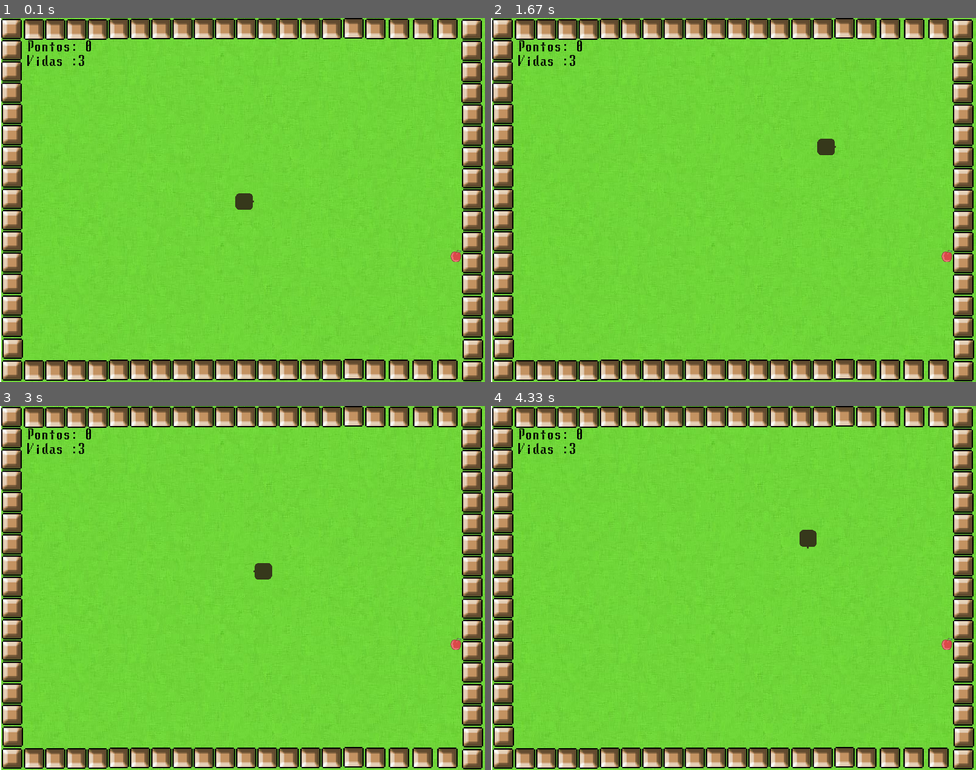
Above: before the commit, frames 1-4 (two rows, left to right).
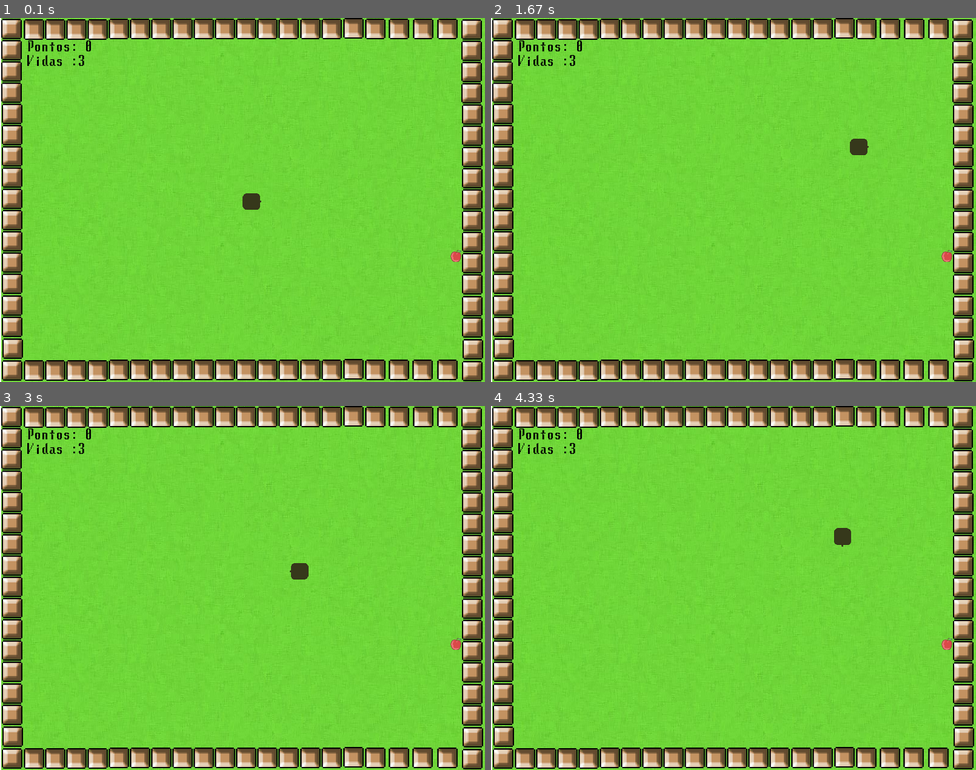
Above: after the commit, the same moments.

Repository: MessierRai/MP-Pygame
Game: pygame game, started from diversao.py
Two runs of this game, one before a commit and one after it. Both use one fixed random seed, a clock stepped at 60 frames per second and the inputs below.
Inputs:
- Up to frame 1 (0.1 s): no input
- Up to frame 2 (1.67 s): hold Right 0.33-0.8 s; hold Up 0.83-1.3 s; hold Right from 1.33 s (still down)
- Up to frame 3 (3 s): release Right at 1.8 s; hold Left 1.83-2.37 s; hold Down 2.4-2.7 s; hold Left from 2.73 s (still down)
- Up to frame 4 (4.33 s): release Left at 3.13 s; hold Up 3.17-3.53 s; hold Right 3.57-4.2 s; hold Down from 4.23 s (still down)

The runs differ from the first frame. In frame 1, 0.1% of the frame differs, in the area x 48-54%, y 48-53%; in frame 2, 0.3%; in frame 3, 0.3%; in frame 4, 0.3%, in the area x 63-75%, y 33-40%.

Commit message:
alterações

Diff:
--- a/diversao.py
+++ b/diversao.py
@@ -34,6 +34,7 @@
 ##########################
 
 ########### cobra #############
+
 pontos = 0
 vidas = 3
 raio_cobra = 12
@@ -42,10 +43,32 @@
 y = 300
 
 def cobrinha():
-	global x, y, corpo
+	global x, y, corpo, direcao, x_modificado, y_modificado, incremento, decremento
+
 	tela.blit(corpo, (x - raio_cobra, y - raio_cobra))
+
+	if direcao == "direita":
+		corpo = pygame.transform.rotate(cabeca, 0)
+		x_modificado = incremento
+		y_modificado = 0
+	elif direcao == "esquerda":
+		corpo = pygame.transform.rotate(cabeca, 180)
+		x_modificado = decremento
+		y_modificado = 0
+	elif direcao == "cima":
+		corpo = pygame.transform.rotate(cabeca, 90)
+		y_modificado = decremento
+		x_modificado = 0
+	elif direcao == "baixo":
+		corpo = pygame.transform.rotate(cabeca, 270)
+		y_modificado = incremento
+		x_modificado = 0
+
 	for XnY in lista_cobra:
 		tela.blit(corpito, (XnY[0] - raio_corpo, XnY[1] - raio_corpo))
+
+	x += x_modificado
+	y += y_modificado
 ################################
 
 ###### Comida da Cobra #########
@@ -82,12 +105,15 @@
 
 ######################################## Loop principal ###################################################
 def loop_jogo():
-	global x, y, x2, x2, vidas, pontos, distancia, corpo, raio_cCobra, raio_cobra, counter, nova_comida, lista_cobra
+	global x, y, x2, x2, vidas, pontos, distancia, corpo, nova_comida, lista_cobra, direcao, incremento, decremento
+
+	incremento = 3
+	decremento = -3
+
+	direcao = "direita"
 
 	x_modificado = 0
 	y_modificado = 0
-	incremento = 3
-	decremento = -3
 	comprimento_cobra = 1
 	lista_cobra = []
 
@@ -111,8 +137,11 @@
 						sair_do_jogo = True
 						fim_de_jogo = False
 					if event.key == pygame.K_c:
+						x = 400
+						y = 300
 						incremento = 3
 						decremento = -3
+						vidas = 3
 						pontos = 0
 						loop_jogo()
 
@@ -120,27 +149,19 @@
 		for event in pygame.event.get():
 			if event.type == pygame.KEYDOWN:
 				if event.key == pygame.K_RIGHT:
-					corpo = pygame.transform.rotate(cabeca, 0)
-					x_modificado = incremento
-					y_modificado = 0
+					direcao = "direita"
+
 				elif event.key == pygame.K_LEFT:
-					corpo = pygame.transform.rotate(cabeca, 180)
-					x_modificado = decremento
-					y_modificado = 0
+					direcao = "esquerda"
+
 				elif event.key == pygame.K_UP:
-					corpo = pygame.transform.rotate(cabeca, 90)
-					y_modificado = decremento
-					x_modificado = 0
+					direcao = "cima"
+
 				elif event.key == pygame.K_DOWN:
-					corpo = pygame.transform.rotate(cabeca, 270)
-					y_modificado = incremento
-					x_modificado = 0
-
-			if event.type == QUIT:
+					direcao = "baixo"
+
+			if event.type == pygame.QUIT:
 				sair_do_jogo = True
-
-		x += x_modificado
-		y += y_modificado
 
 		####### posiÃ§Ã£o da cabeÃ§a da cobra ###########
 
@@ -167,11 +188,14 @@
 		cobrinha()
 		status_de_jogo()
 
+		pygame.display.update()
+
 
 
 		########## Se bater nas paredes ##################
 		if (x >= 751 or x <= 44) or (y >= 553 or y <= 42):
 			vidas -= 1
+			direcao = "direita"
 			x = 400
 			y = 300
 
@@ -182,19 +206,19 @@
 			pontos += 1
 			comprimento_cobra += 7
 		############ Incremento de velocidade, tendo a ponuaÃ§Ã£o como base ############
-		if pontos >= 8:
+		if pontos >= 8 and pontos < 16:
 			incremento = 6
 			decremento = -6
-		elif pontos >= 16:
+		elif pontos >= 16 and pontos < 24:
 			incremento = 9
 			decremento = -9
-		elif pontos >= 24:
+		elif pontos >= 24 and pontos < 32:
 			incremento = 12
 			decremento = -12
-		elif pontos >= 32:
+		elif pontos >= 32 and pontos < 40:
 			incremento = 15
 			decremento = -15
-		elif pontos >= 40:
+		elif pontos >= 40 and pontos < 50:
 			incremento = 18
 			decremento = -18
 		elif pontos >= 50:
@@ -204,9 +228,12 @@
 
 		if vidas == 0:
 			fim_de_jogo = True
-			mensagem_de_tela()
 
 		pygame.display.flip()
+
+	pygame.quit()
+
+	quit()
 ###########################################################################################################
 
 loop_jogo()
